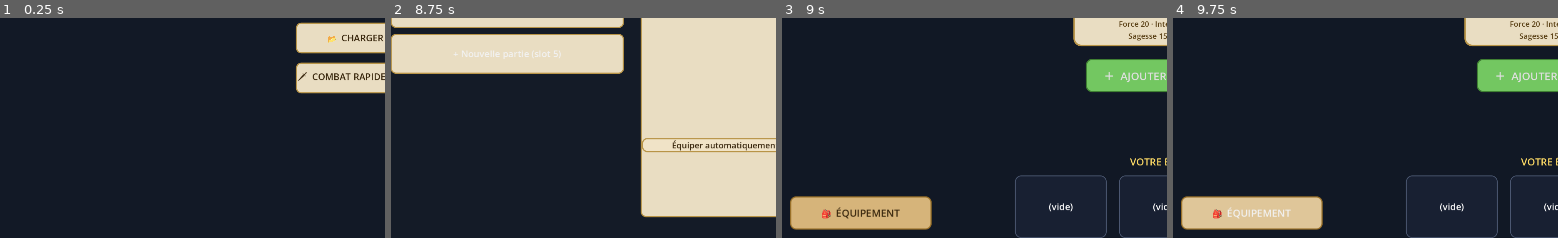
Above: before the commit, frames 1-4 (left to right).
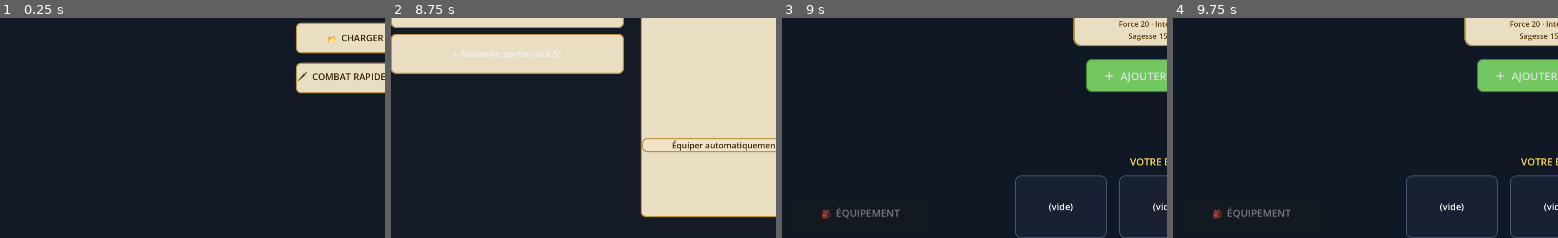
Above: after the commit, the same moments.

Repository: CharlieG42/Zimut
Game: Godot game, scene res://scenes/MainMenu.tscn
Two runs of this game, one before a commit and one after it. Both use one fixed random seed, a clock stepped at 60 frames per second and the inputs below.
Inputs (mouse positions are % of the whole screen's width and height, from its top left):
- Up to frame 1 (0.25 s): no input
- Up to frame 2 (8.75 s): click "⚔ NOUVELLE PARTIE" at 0.5 s; click "+ Nouvelle partie (slot 1)" at 1.25 s; click "+ Nouvelle partie (slot 1)" at 2 s; click "+ Nouvelle partie (slot 2)" at 2.75 s; click "+ Nouvelle partie (slot 2)" at 3.5 s; click "+ Nouvelle partie (slot 3)" at 4.25 s; click "+ Nouvelle partie (slot 3)" at 5 s; click "+ Nouvelle partie (slot 4)" at 5.75 s; click "+ Nouvelle partie (slot 4)" at 6.5 s; click "+ Nouvelle partie (slot 5)" at 7.25 s; click "+ Nouvelle partie (slot 5)" at 8 s
- Up to frame 3 (9 s): click "Changer l'équipe (libre à cha…" at 8.75 s
- Up to frame 4 (9.75 s): click (11, 91) at 9.5 s, where only the run before the commit has a clickable "🎒 ÉQUIPEMENT"
The pictures show only the part of the screen within x 1-51%, y 46-96%; the shares and areas given below are measured in that part.

Frames 1-2 are identical in both runs. In frame 3, 5.7% of the frame differs, in the area x 2-39%, y 80-97%; in frame 4, 5.7%.

Commit message:
fix(zimut): bouton ÉQUIPEMENT ne gèle plus et ne corrompt plus la sauvegarde
- _on_equipment/_open_equipment n'écrasent plus la team de la sauvegarde avec
  la sélection partielle de l'écran (l'UI s'ouvrait vide: voile sombre plein
  écran sans contenu = impression de freeze, et team perdue dans le fichier)
- garde anti double-ouverture (double-clic empilait deux panneaux)
- connexion closed->queue_free pour libérer l'UI à la fermeture
- bouton désactivé avec tooltip si aucune partie active (au lieu d'un no-op)
- .import de sylvain.svg régénéré par Godot (UID réel)

Co-authored-by: CharlieG42 <CharlieG42@users.noreply.github.com>

Diff:
--- a/prototype/zimut/scripts/TeamSelectionManager.gd
+++ b/prototype/zimut/scripts/TeamSelectionManager.gd
@@ -238,24 +238,13 @@
 func _open_equipment() -> void:
 	if GameManager.active_slot < 0 or GameManager.active_save.is_empty():
 		return
-	# Synchroniser l'équipe de la partie avec la sélection en cours
-	# (les membres changent librement à chaque combat)
-	var sel_classes: Array = []
-	for entry: Dictionary in selected_team:
-		sel_classes.append(entry["name"])
-	var old_team: Array = GameManager.active_save.get("team", [])
-	var new_team: Array = []
-	for classe: String in sel_classes:
-		var kept_eq: Dictionary = {}
-		for om: Dictionary in old_team:
-			if String(om.get("classe", "")) == classe:
-				kept_eq = om.get("equipment", {})
-				break
-		new_team.append({"classe": classe, "equipment": kept_eq})
-	GameManager.active_save["team"] = new_team
-	ProgressionManager.write_save(GameManager.active_slot, GameManager.active_save)
+	for child in get_children():
+		if child is CanvasLayer and child.get_script() != null:
+			if String(child.get_script().resource_path).contains("TeamEquipmentUI"):
+				return
 	var ui: CanvasLayer = (load("res://scripts/TeamEquipmentUI.gd") as GDScript).new()
 	add_child(ui)
+	ui.closed.connect(ui.queue_free)
 	ui.open(GameManager.active_save, GameManager.active_slot)
 
 
--- a/prototype/zimut/scripts/TeamSelectionUI.gd
+++ b/prototype/zimut/scripts/TeamSelectionUI.gd
@@ -265,6 +265,8 @@
 
 	# Équipement (si partie active)
 	var eq := _std_btn("🎒  ÉQUIPEMENT", Color(0.75, 0.55, 0.20))
+	eq.disabled = GameManager.active_slot < 0 or GameManager.active_save.is_empty()
+	eq.tooltip_text = "Nécessite une partie active (avec loots)."
 	eq.set_anchors_and_offsets_preset(Control.PRESET_BOTTOM_LEFT)
 	eq.offset_left = 60.0
 	eq.offset_right = 400.0
@@ -382,9 +384,13 @@
 func _on_equipment() -> void:
 	if GameManager.active_slot < 0 or GameManager.active_save.is_empty():
 		return
-	_sync_save_team(team)
+	for child in get_children():
+		if child is CanvasLayer and child.get_script() != null:
+			if String(child.get_script().resource_path).contains("TeamEquipmentUI"):
+				return
 	var ui: CanvasLayer = (load("res://scripts/TeamEquipmentUI.gd") as GDScript).new()
 	add_child(ui)
+	ui.closed.connect(ui.queue_free)
 	ui.open(GameManager.active_save, GameManager.active_slot)
 
 # ═══════════════════════════════════════════════════════════════════════════
Not shown, changed: prototype/zimut/assets/sprites/players/sylvain.svg.import
Not shown, added: prototype/zimut/scripts/TeamSelectionUI.gd.uid
